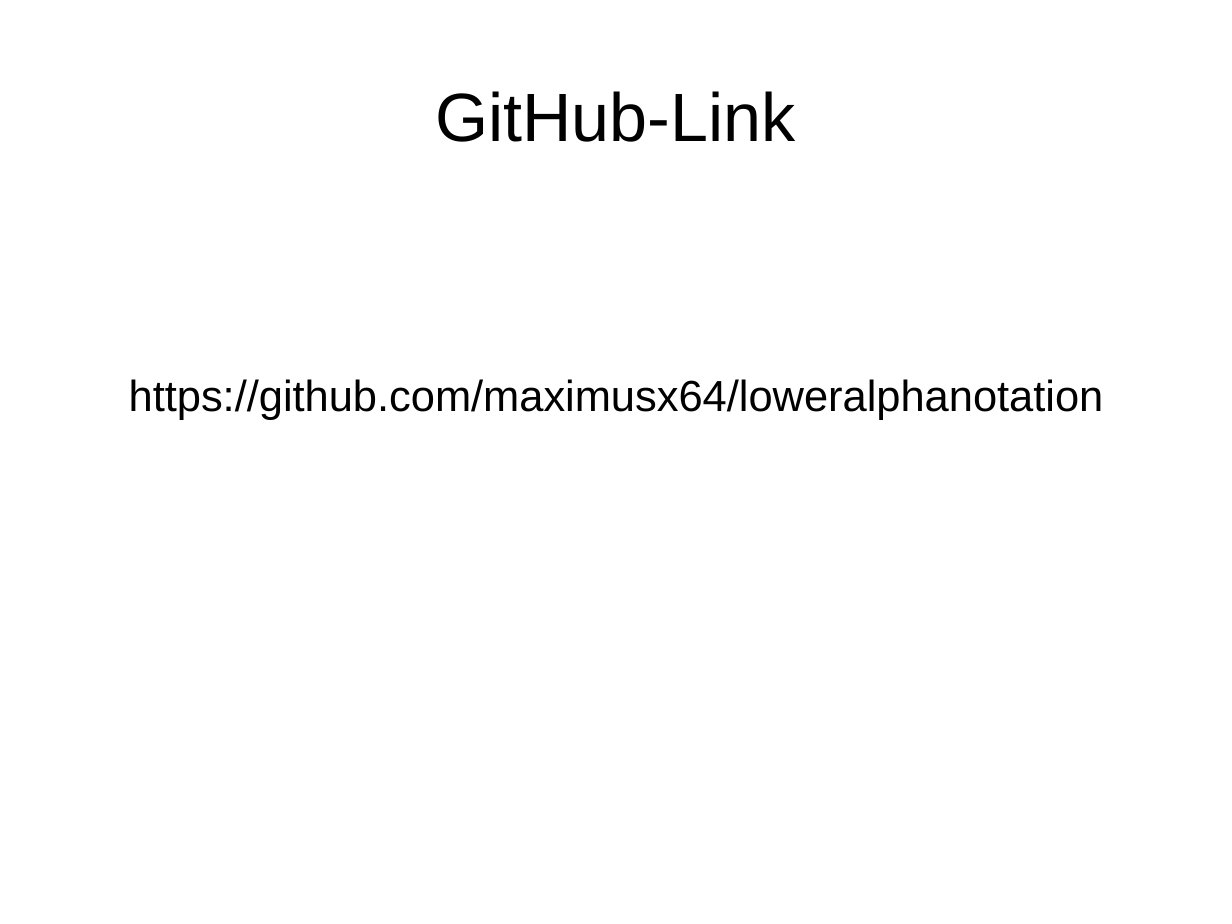
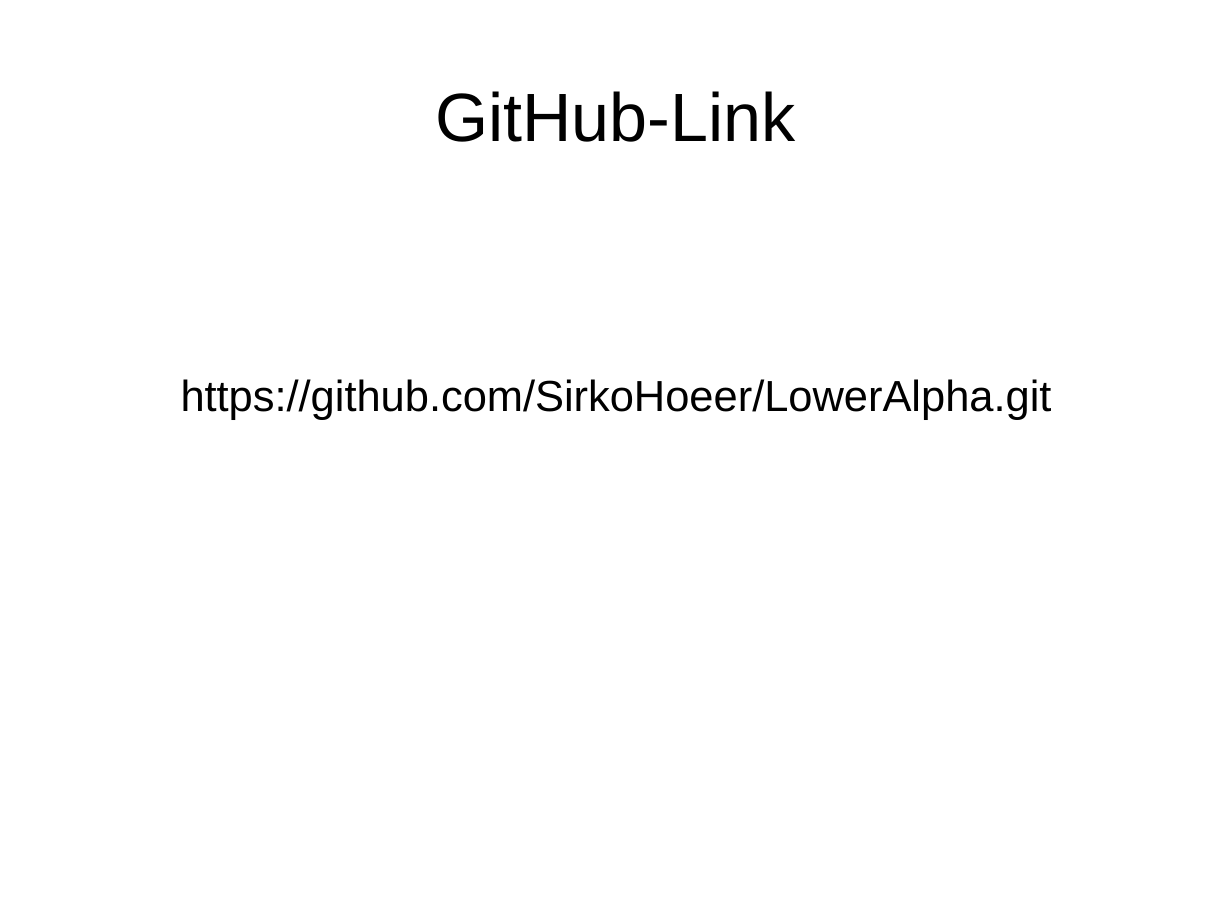
Before and after one commit to SirkoHoeer/LowerAlpha, a slide deck: slide 16 of Doku/LowerAlpha.odp. Drawn at 1232x924 pixels with LibreOffice and Linux fonts; fonts in the diff are those of the drawing. Boxes give left, top, right and bottom in pixels: in the first picture for what was removed or moved away, otherwise in the second. Text is boxed around its words. In the diff, an @@ line names an element or a change of style, - is before the commit and + after.

```diff
--- a/Doku/LowerAlpha.odp
+++ b/Doku/LowerAlpha.odp
@@ subtitle at (181, 379, 1052, 420): text changed @@
-https://github.com/maximusx64/loweralphanotation
+https://github.com/SirkoHoeer/LowerAlpha.git
```
Also in this commit, not shown: 1 slide added, 1 slide removed, 1 other file.
